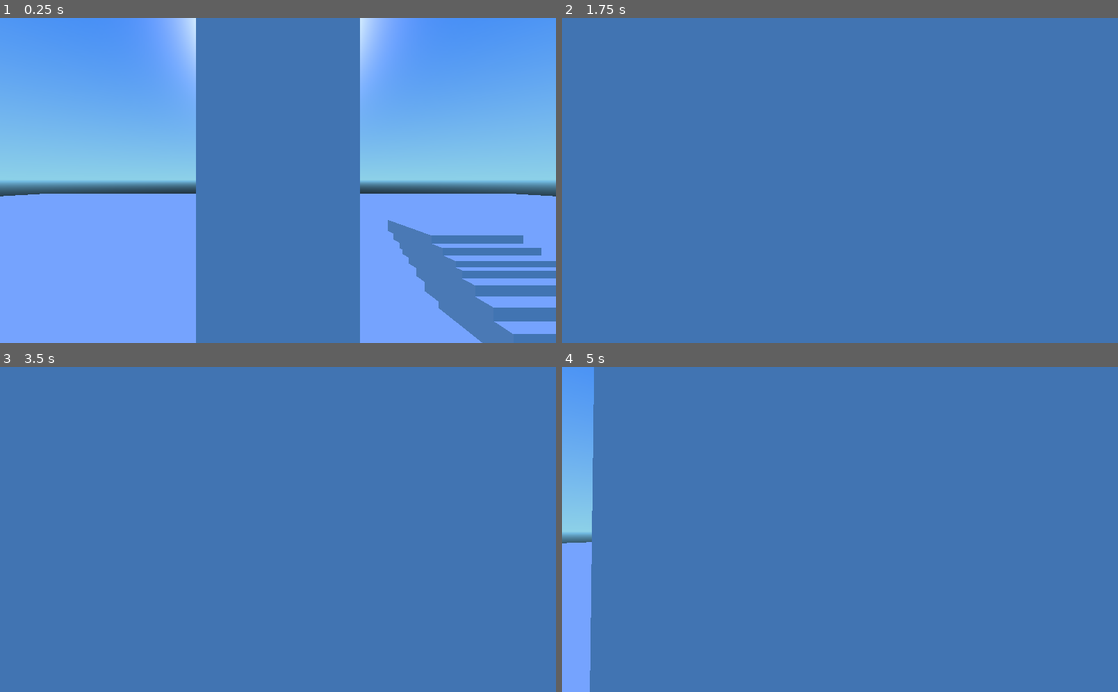
Above: before the commit, frames 1-4 (two rows, left to right).
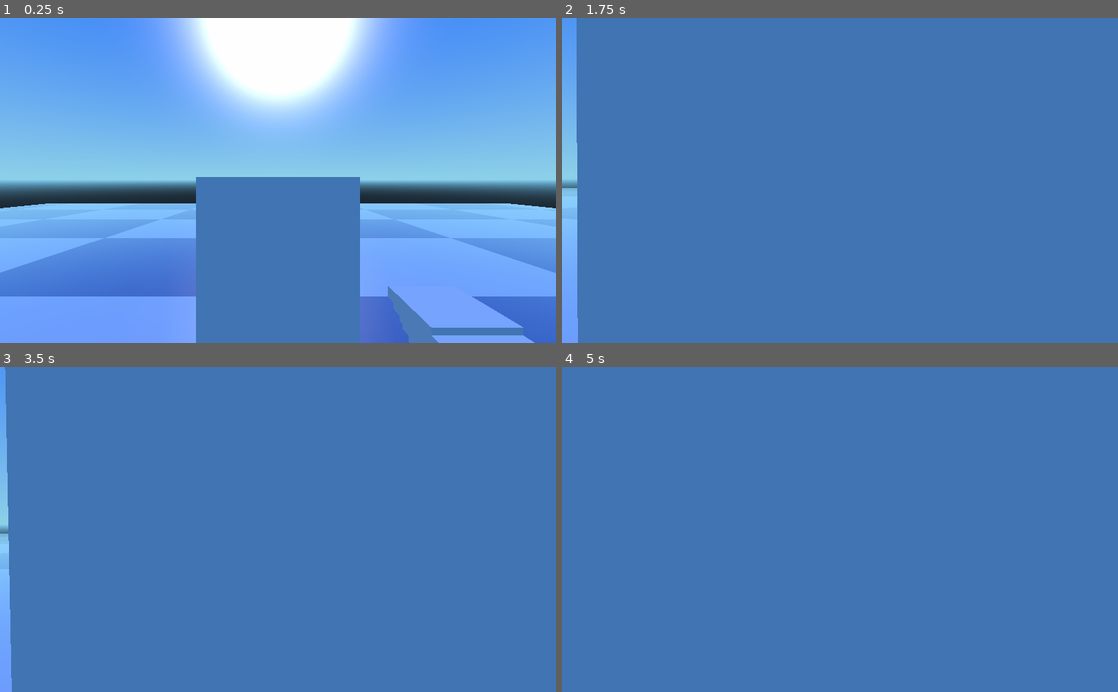
Above: after the commit, the same moments.

Repository: mjsonofharry/untitled
Game: Godot game, scene res://Demo.tscn
Two runs of this game, one before a commit and one after it. Both use one fixed random seed, a clock stepped at 60 frames per second and the inputs below.
Inputs (mouse positions are in pixels of both pictures, inside the frame that each line leads up to):
- Up to frame 1 (0.25 s): no input
- Up to frame 2 (1.75 s): move the mouse to (867, 180) at 0.52 s; hold Alt (walk, bound only after the commit) 0.53-1.28 s; hold W (move_forward) from 0.53 s (still down); tap Space (jump) at 0.77, 1.07, 1.52, 1.55 s; tap Shift (walk, bound only before the commit) at 0.8, 1.35 s; move the mouse to (812, 180) at 1.27 s
- Up to frame 3 (3.5 s): keep holding W (move_forward); tap Space (jump) at 1.82, 3.02, 3.32 s; move the mouse to (289, 523) at 2.02 s; hold Space (jump) 2.03-2.78 s; tap Alt (walk, bound only after the commit) at 2.3, 2.85 s; tap Enter at 2.75 s; move the mouse to (272, 536) at 2.77 s; tap Shift (walk, bound only before the commit) at 3.05 s
- Up to frame 4 (5 s): keep holding W (move_forward); move the mouse to (878, 532) at 3.52 s; hold Shift (walk, bound only before the commit) 3.53-4.28 s; tap Space (jump) at 3.77, 3.8, 4.07, 4.52, 4.82 s; move the mouse to (795, 526) at 4.27 s; tap Alt (walk, bound only after the commit) at 4.35 s

The runs differ from the first frame. In frame 1, 33% of the frame differs, in the area x 0-100%, y 0-100%; in frame 2, 2.7%; in frame 3, 1.5%; in frame 4, 5.4%.

Commit message:
dodge move and general improvements

Diff:
--- a/Demo.tscn
+++ b/Demo.tscn
@@ -1,6 +1,7 @@
-[gd_scene load_steps=8 format=2]
+[gd_scene load_steps=10 format=2]
 
 [ext_resource path="res://PlayerController.gd" type="Script" id=1]
+[ext_resource path="res://checker.png" type="Texture" id=2]
 
 [sub_resource type="CapsuleShape" id=1]
 
@@ -35,11 +36,64 @@
 subdivide_height = 0
 subdivide_depth = 0
 
+[sub_resource type="SpatialMaterial" id=7]
+
+render_priority = 0
+flags_transparent = false
+flags_unshaded = false
+flags_vertex_lighting = false
+flags_no_depth_test = false
+flags_use_point_size = false
+flags_world_triplanar = false
+flags_fixed_size = false
+flags_albedo_tex_force_srgb = false
+vertex_color_use_as_albedo = false
+vertex_color_is_srgb = false
+params_diffuse_mode = 0
+params_specular_mode = 0
+params_blend_mode = 0
+params_cull_mode = 0
+params_depth_draw_mode = 0
+params_line_width = 1.0
+params_point_size = 1.0
+params_billboard_mode = 0
+params_grow = false
+params_use_alpha_scissor = false
+albedo_color = Color( 1, 1, 1, 1 )
+albedo_texture = ExtResource( 2 )
+metallic = 0.0
+metallic_specular = 0.5
+metallic_texture_channel = 0
+roughness = 0.0
+roughness_texture_channel = 0
+emission_enabled = false
+normal_enabled = false
+rim_enabled = false
+clearcoat_enabled = false
+anisotropy_enabled = false
+ao_enabled = false
+depth_enabled = false
+subsurf_scatter_enabled = false
+transmission_enabled = false
+refraction_enabled = false
+detail_enabled = false
+uv1_scale = Vector3( 10, 10, 10 )
+uv1_offset = Vector3( 0, 0, 0 )
+uv1_triplanar = false
+uv1_triplanar_sharpness = 1.0
+uv2_scale = Vector3( 1, 1, 1 )
+uv2_offset = Vector3( 0, 0, 0 )
+uv2_triplanar = false
+uv2_triplanar_sharpness = 1.0
+proximity_fade_enable = false
+distance_fade_enable = false
+_sections_unfolded = [ "UV1", "UV2" ]
+
 [node name="Node" type="Node" index="0"]
 
 [node name="player" type="KinematicBody" parent="." index="0"]
 
-transform = Transform( 1, 0, 0, 0, 1, 0, 0, 0, 1, 0, 2.27476, 0 )
+transform = Transform( 1, 0, 0, 0, 1, 0, 0, 0, 1, 0, 4.27476, 0 )
 input_ray_pickable = true
 input_capture_on_drag = false
 collision_layer = 1
@@ -52,6 +106,7 @@
 axis_lock_angular_z = false
 collision/safe_margin = 0.001
 script = ExtResource( 1 )
+_sections_unfolded = [ "Transform" ]
 
 [node name="body" type="CollisionShape" parent="player" index="0"]
 
@@ -140,6 +195,7 @@
 transform = Transform( 8, 0, 0, 0, 1, 0, 0, 0, 8, 0, 0, 0 )
 shape = SubResource( 5 )
 disabled = false
+_sections_unfolded = [ "Transform" ]
 
 [node name="MeshInstance" type="MeshInstance" parent="floor" index="1"]
 
@@ -155,7 +211,8 @@
 lod_max_hysteresis = 0.0
 mesh = SubResource( 6 )
 skeleton = NodePath("..")
-material/0 = null
+material/0 = SubResource( 7 )
+_sections_unfolded = [ "Transform", "material" ]
 
 [node name="stairs" type="Spatial" parent="." index="3"]
 
--- a/PlayerController.gd
+++ b/PlayerController.gd
@@ -3,10 +3,12 @@
 
 const SPEED = 6
 const WALK_SPEED = 2
+const JUMP_SPEED = 4
+const DODGE_FLOOR_SPEED = 10
+const DODGE_VERTICAL_SPEED = 2
+const GRAVITY = -9.8
 const ACCELERATION = 10
 const DEACCELERATION = 10
-const GRAVITY = -9.8
-const JUMP_SPEED = 3
 const LOOK_SENSITIVITY = 0.1
 
 
@@ -20,30 +22,38 @@
 
 
 func _process(delta):
-	var camera_basis = get_node("yaw/camera").get_global_transform().basis
+	var camera_transform = get_node("yaw/camera").get_global_transform()
 	var direction = Vector3()
 	if Input.is_action_pressed("move_forward"):
-		direction -= camera_basis[2]
+		direction -= camera_transform.basis[2]
 	if Input.is_action_pressed("move_backward"):
-		direction += camera_basis[2]
+		direction += camera_transform.basis[2]
 	if Input.is_action_pressed("move_left"):
-		direction -= camera_basis[0]
+		direction -= camera_transform.basis[0]
 	if Input.is_action_pressed("move_right"):
-		direction += camera_basis[0]
+		direction += camera_transform.basis[0]
 	direction.y = 0
-	direction = direction.normalized()
+	var direction_normal = direction.normalized()
 
-	var target = direction * (WALK_SPEED if Input.is_action_pressed("walk") else SPEED)
+	var target = direction_normal * (
+		WALK_SPEED if Input.is_action_pressed("walk") else SPEED
+	) * (
+		DODGE_FLOOR_SPEED if Input.is_action_pressed("dodge") and is_on_floor() else 1
+	)
 	var floor_velocity = Vector3(m_velocity.x, 0, m_velocity.z)
-	var acceleration = ACCELERATION if direction.dot(floor_velocity) > 0 else DEACCELERATION
+	var acceleration = ACCELERATION if direction_normal.dot(floor_velocity) > 0 else DEACCELERATION
 	floor_velocity = floor_velocity.linear_interpolate(target, acceleration * delta)
 
 	m_velocity.x = floor_velocity.x
 	m_velocity.z = floor_velocity.z
 	m_velocity.y += delta * GRAVITY
 	m_velocity = move_and_slide(m_velocity, Vector3(0, 1, 0))
-	if (is_on_floor() and Input.is_action_pressed("jump")):
-		m_velocity.y = JUMP_SPEED
+
+	if is_on_floor():
+		if Input.is_action_pressed("jump"):
+			m_velocity.y = JUMP_SPEED
+		elif Input.is_action_pressed("dodge"):
+			m_velocity.y = DODGE_VERTICAL_SPEED
 
 
 func _input(ie):
--- a/project.godot
+++ b/project.godot
@@ -34,7 +34,9 @@
  ]
 jump=[ Object(InputEventKey,"resource_local_to_scene":false,"resource_name":"","device":0,"alt":false,"shift":false,"control":false,"meta":false,"command":false,"pressed":false,"scancode":32,"unicode":0,"echo":false,"script":null)
  ]
-walk=[ Object(InputEventKey,"resource_local_to_scene":false,"resource_name":"","device":0,"alt":false,"shift":false,"control":false,"meta":false,"command":false,"pressed":false,"scancode":16777237,"unicode":0,"echo":false,"script":null)
+walk=[ Object(InputEventKey,"resource_local_to_scene":false,"resource_name":"","device":0,"alt":false,"shift":false,"control":false,"meta":false,"command":false,"pressed":false,"scancode":16777240,"unicode":0,"echo":false,"script":null)
+ ]
+dodge=[ Object(InputEventKey,"resource_local_to_scene":false,"resource_name":"","device":0,"alt":false,"shift":false,"control":false,"meta":false,"command":false,"pressed":false,"scancode":16777237,"unicode":0,"echo":false,"script":null)
  ]
 
 [rendering]
Binary file added: checker.png
Not shown, added: checker.png.import
